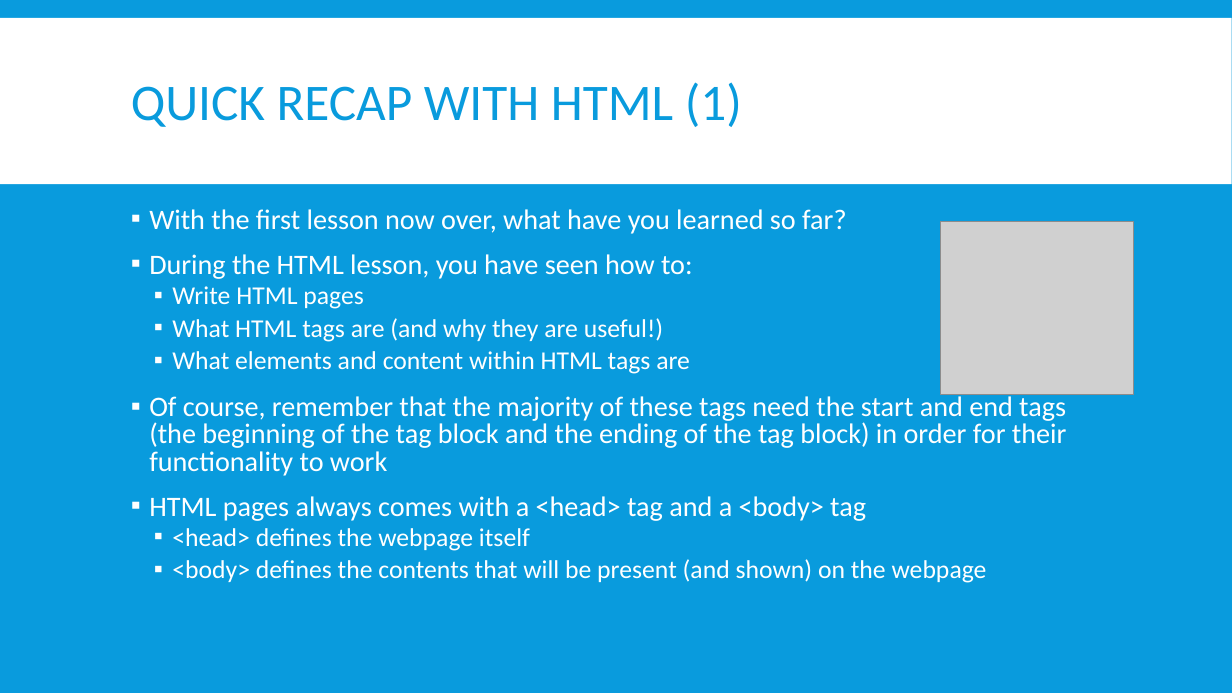
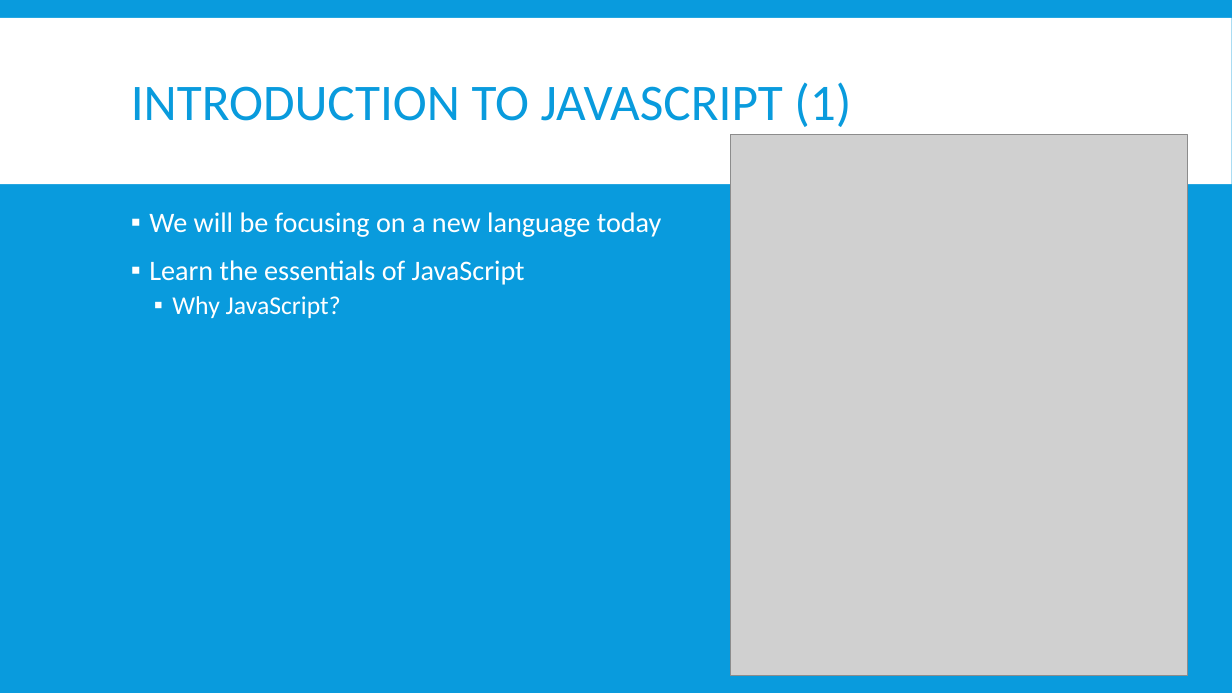
Before and after one commit to EvanTurtileMan/C5-IntroToWebDev, a slide deck: slide 5 of lessons/lesson_note3.pptx. Drawn at 1232x693 pixels with LibreOffice and Linux fonts; fonts in the diff are those of the drawing; grey boxes stand for pictures. Boxes give left, top, right and bottom in pixels: in the first picture for what was removed or moved away, otherwise in the second. Text is boxed around its words. In the diff, an @@ line names an element or a change of style, - is before the commit and + after.

```diff
--- a/lessons/lesson_note3.pptx
+++ b/lessons/lesson_note3.pptx
@@ title at <box>131,82,851,127</box>: text changed @@
-QUICK RECAP WITH HTML (1)
+INTRODUCTION TO JAVASCRIPT (1)
@@ picture added at <box>731,135,1189,676</box> @@
@@ text at <box>149,212,662,318</box>: text changed @@
-▪ With the first lesson now over, what have you learned so far?
-▪ During the HTML lesson, you have seen how to:
-  ▪ Write HTML pages
-  ▪ What HTML tags are (and why they are useful!)
-  ▪ What elements and content within HTML tags are
-▪ Of course, remember that the majority of these tags need the start and end tags (the beginning of the tag block and the ending of the tag block) in order for their functionality to work
-▪ HTML pages always comes with a <head> tag and a <body> tag
-  ▪ <head> defines the webpage itself
-  ▪ <body> defines the contents that will be present (and shown) on the webpage
+▪ We will be focusing on a new language today
+▪ Learn the essentials of JavaScript
+  ▪ Why JavaScript?
@@ picture removed at <box>941,222,1133,396</box> @@
```
Also in this commit, not shown: 7 other slides changed, 3 slides added, 22 slides removed, 5 other files.
